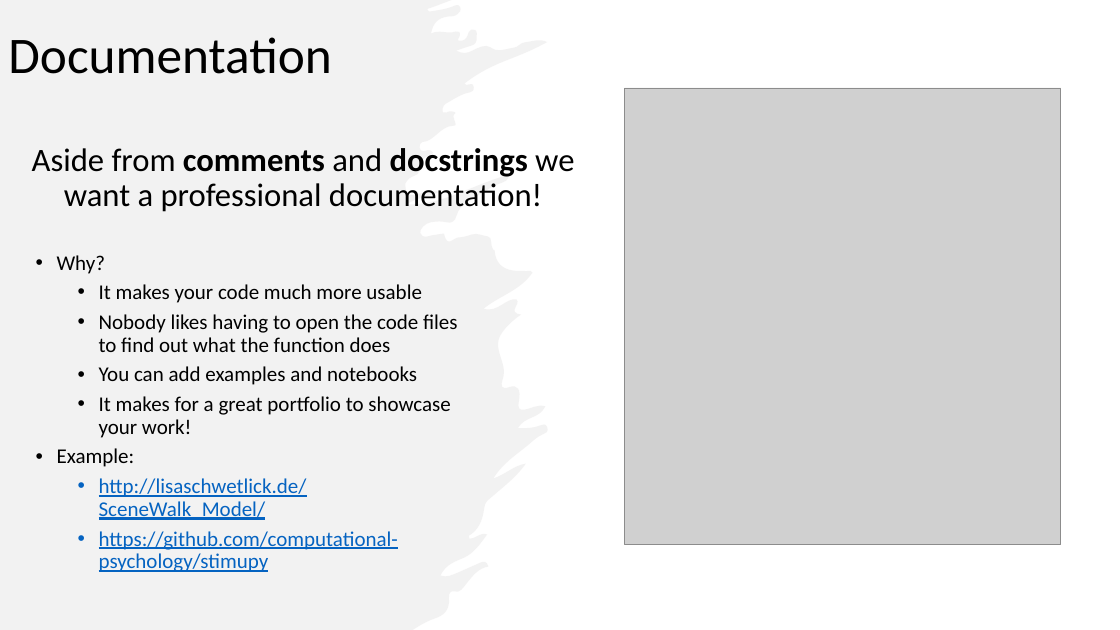
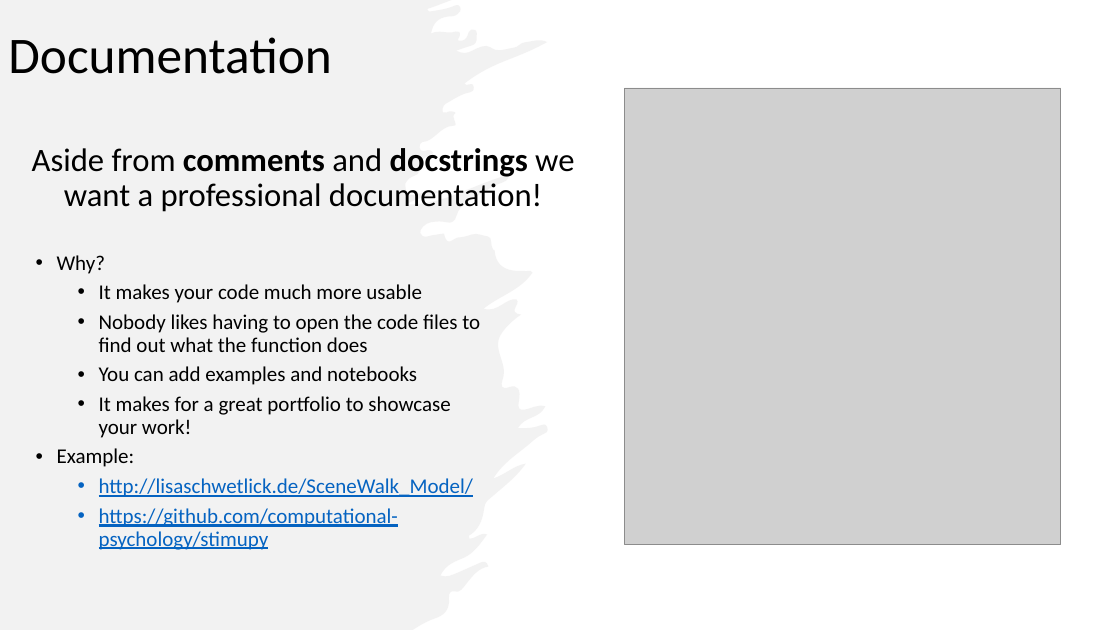
Before and after one commit to lschwetlick/2024-ims-day2, a slide deck: slide 3 of 3_CI_and_Sphinx/sphinx.pptx. Drawn at 1120x630 pixels with LibreOffice and Linux fonts; fonts in the diff are those of the drawing; grey boxes stand for pictures. Boxes give left, top, right and bottom in pixels: in the first picture for what was removed or moved away, otherwise in the second. Text is boxed around its words. In the diff, an @@ line names an element or a change of style, - is before the commit and + after.

```diff
--- a/3_CI_and_Sphinx/sphinx.pptx
+++ b/3_CI_and_Sphinx/sphinx.pptx
@@ text "Why?" rewrapped from box(57, 255, 458, 572) to box(57, 255, 480, 550) @@
```
Also in this commit, not shown: 1 other slide changed, 1 slide added, 1 other file.
